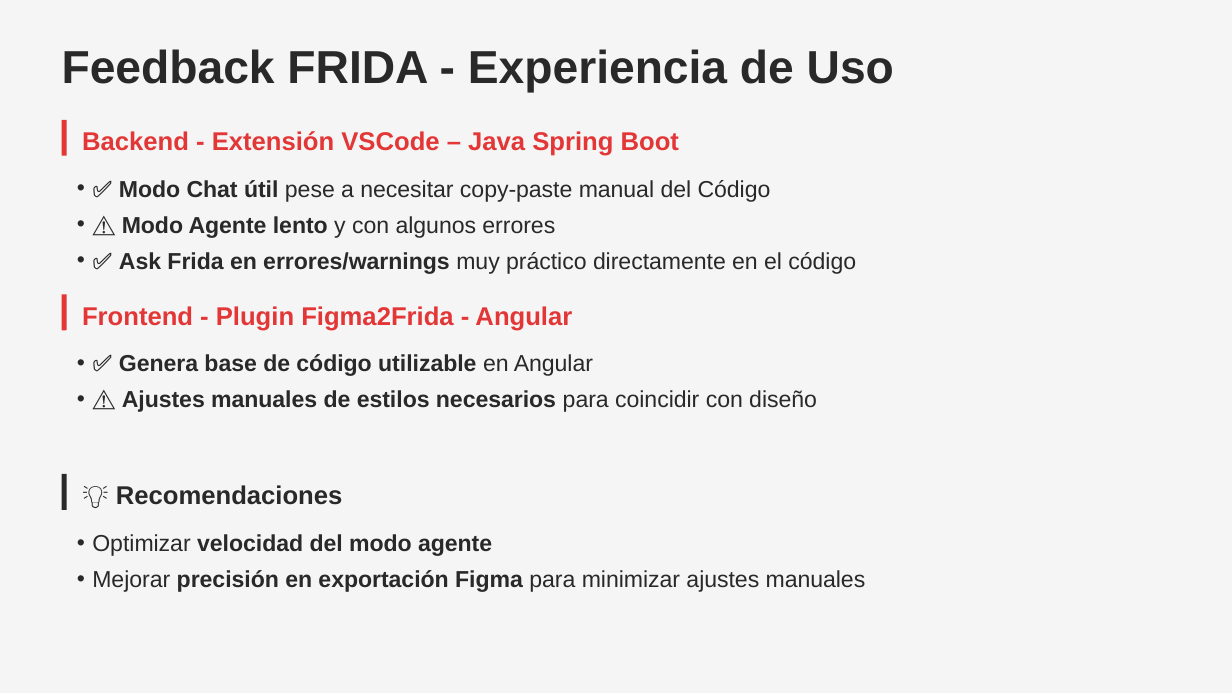
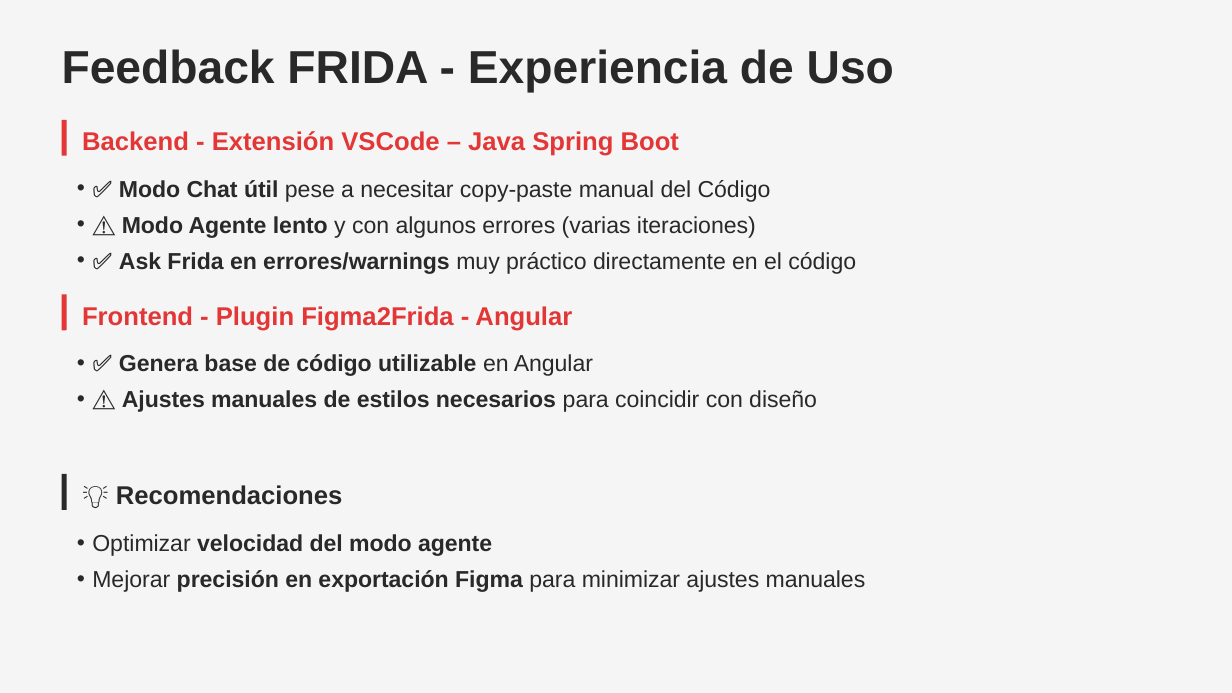
Before and after one commit to luisv-stk/curso-frida-team5, a slide deck: slide 1 of frida-feedback.pptx. Drawn at 1232x693 pixels with LibreOffice and Linux fonts; fonts in the diff are those of the drawing. Boxes give left, top, right and bottom in pixels: in the first picture for what was removed or moved away, otherwise in the second. Text is boxed around its words. In the diff, an @@ line names an element or a change of style, - is before the commit and + after.

Commit message:
wip: change ppt

```diff
--- a/frida-feedback.pptx
+++ b/frida-feedback.pptx
@@ text at (92,216,756,238): text changed @@
-• ⚠️ Modo Agente lento y con algunos errores
+• ⚠️ Modo Agente lento y con algunos errores (varias iteraciones)
```
